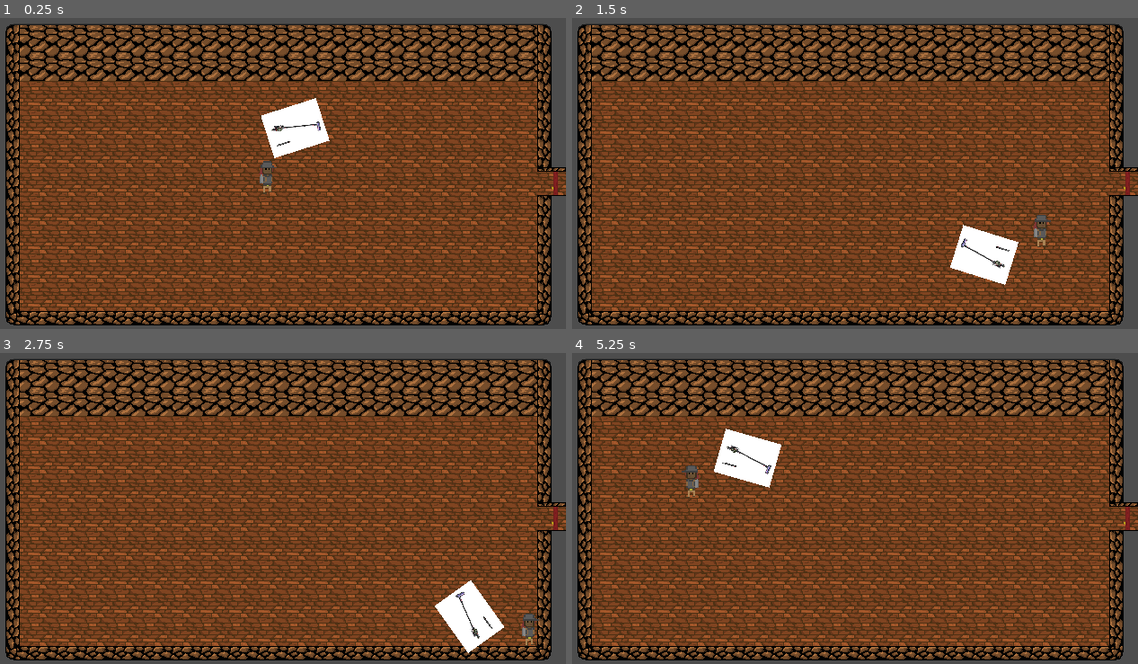
Above: before the commit, frames 1-4 (two rows, left to right).
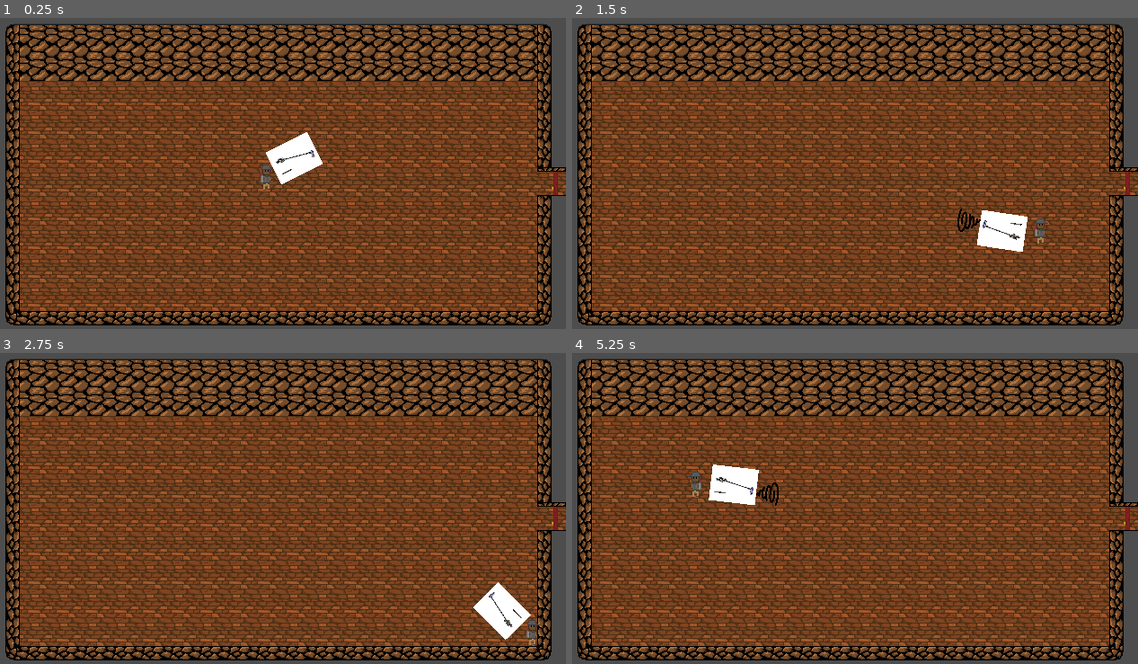
Above: after the commit, the same moments.

Repository: Oatcheese/Ghost-Catchin
Game: Godot game, scene res://Scenes/Main Scene.tscn
Two runs of this game, one before a commit and one after it. Both use one fixed random seed, a clock stepped at 60 frames per second and the inputs below.
Inputs (mouse positions are in pixels of both pictures, inside the frame that each line leads up to):
- Up to frame 1 (0.25 s): no input
- Up to frame 2 (1.5 s): tap Enter at 0.5 s; move the mouse to (979, 154) at 0.52 s; hold D (move_right) 0.53-1.28 s; click (979, 154) at 0.67 s; move the mouse to (736, 185) at 1.27 s; hold S (move_down) from 1.28 s (still down); click (736, 185) at 1.42 s
- Up to frame 3 (2.75 s): tap Space at 2 s; move the mouse to (333, 436) at 2.02 s; release S (move_down) at 2.03 s; hold D (move_right) from 2.03 s (still down); click (333, 436) at 2.17 s
- Up to frame 4 (5.25 s): move the mouse to (821, 567) at 2.77 s; release D (move_right) at 2.78 s; hold W (move_up) 2.78-3.53 s; click (821, 567) at 2.92 s; move the mouse to (1024, 552) at 3.52 s; hold A (move_left) 3.53-5.03 s; click (1024, 552) at 3.67 s; move the mouse to (679, 458) at 4.27 s; click (679, 458) at 4.42 s; move the mouse to (877, 505) at 5.02 s; hold S (move_down) from 5.03 s (still down); click (877, 505) at 5.17 s

The runs differ from the first frame. In frame 1, 2.0% of the frame differs, in the area x 45-59%, y 25-57%; in frame 2, 2.1%; in frame 3, 2.1%; in frame 4, 2.2%, in the area x 19-37%, y 24-50%.

Commit message:
Ghosts (#13)
* Main

* Stuff

* Ghost mod

* Player & Ghost Changes

---------

Co-authored-by: Hayden Frank <haydog2006@gmail.com>

Diff:
--- a/Scenes/Ghost.tscn
+++ b/Scenes/Ghost.tscn
@@ -13,26 +13,26 @@
 [node name="Ghost" type="Node2D" unique_id=2131525068]
 scale = Vector2(0.9653578, 0.9743837)
 
-[node name="Ghost" type="RigidBody2D" parent="." unique_id=1043465661]
-position = Vector2(384, 213)
+[node name="Ghost" type="RigidBody2D" parent="." unique_id=1043465661 groups=["Ghosts"]]
+position = Vector2(1.0358582, 2.0525665)
 collision_layer = 2
 collision_mask = 2
 gravity_scale = 0.0
 script = ExtResource("1_lbxpe")
 
-[node name="Area2D" type="Area2D" parent="Ghost" unique_id=1746415917]
+[node name="Area2D" type="Area2D" parent="Ghost" unique_id=1746415917 groups=["Ghosts"]]
 position = Vector2(-2, 0)
 
-[node name="GhostNoZone" type="CollisionShape2D" parent="Ghost/Area2D" unique_id=789397389]
+[node name="GhostNoZone" type="CollisionShape2D" parent="Ghost/Area2D" unique_id=789397389 groups=["Ghosts"]]
 position = Vector2(2, 4)
 scale = Vector2(0.3867308, 0.3867308)
 shape = SubResource("CapsuleShape2D_b44r2")
 
-[node name="Sprite2D" type="Sprite2D" parent="Ghost" unique_id=1629164324]
+[node name="Sprite2D" type="Sprite2D" parent="Ghost" unique_id=1629164324 groups=["Ghosts"]]
 scale = Vector2(0.23189655, 0.23189652)
 texture = ExtResource("1_hmvil")
 
-[node name="GhostCollider" type="CollisionShape2D" parent="Ghost" unique_id=1645876694]
+[node name="GhostCollider" type="CollisionShape2D" parent="Ghost" unique_id=1645876694 groups=["Ghosts"]]
 position = Vector2(0, -0.5)
 scale = Vector2(0.38060147, 0.38060147)
 shape = SubResource("RectangleShape2D_ysm7c")
--- a/Scenes/Main Scene.tscn
+++ b/Scenes/Main Scene.tscn
@@ -1,54 +1,12 @@
 [gd_scene format=3 uid="uid://suypckjkth6f"]
 
 [ext_resource type="Script" uid="uid://40k05c17mcel" path="res://Scripts/RoomManager.gd" id="1_ke1vn"]
-[ext_resource type="Script" uid="uid://cl24jyqwupuob" path="res://Scripts/PlayerController.gd" id="1_tn1qc"]
-[ext_resource type="Texture2D" uid="uid://dbd6pn17v85qs" path="res://Sprites/player/UntitledArtwork1 - 1.png" id="3_156p1"]
-[ext_resource type="Script" uid="uid://cvt1e6g7l6yhh" path="res://Scenes/Vacuum.gd" id="3_v87v2"]
-[ext_resource type="Texture2D" uid="uid://0nyq58qn40om" path="res://Sprites/player/UntitledArtwork1 - 2.png" id="4_7enb7"]
-[ext_resource type="Texture2D" uid="uid://mjb53sl3gii1" path="res://Sprites/6ChdiZE3Y84Kn6L9yY8Wtd.jpg" id="4_pilj3"]
-
-[sub_resource type="SpriteFrames" id="SpriteFrames_a35do"]
-animations = [{
-"frames": [{
-"duration": 1.0,
-"texture": ExtResource("3_156p1")
-}, {
-"duration": 1.0,
-"texture": ExtResource("4_7enb7")
-}],
-"loop": 1,
-"name": &"default",
-"speed": 5.0
-}]
-
-[sub_resource type="CircleShape2D" id="CircleShape2D_a35do"]
-radius = 5.330767
+[ext_resource type="PackedScene" uid="uid://jka2s6ly0sly" path="res://Scenes/Player.tscn" id="2_tn1qc"]
 
 [node name="Root" type="Node2D" unique_id=38066090]
 script = ExtResource("1_ke1vn")
 
 [node name="RoomContainer" type="Node2D" parent="." unique_id=580736625]
 
-[node name="Player" type="CharacterBody2D" parent="." unique_id=366292080 groups=["player"]]
-position = Vector2(322, 105)
-scale = Vector2(1.25, 1.25)
-script = ExtResource("1_tn1qc")
-
-[node name="AnimatedSprite2D" type="AnimatedSprite2D" parent="Player" unique_id=366942439]
-sprite_frames = SubResource("SpriteFrames_a35do")
-frame_progress = 0.67260134
-
-[node name="Vacuum" type="Node2D" parent="Player" unique_id=923890470]
-script = ExtResource("3_v87v2")
-
-[node name="VacuumSprite" type="Sprite2D" parent="Player/Vacuum" unique_id=1462794502]
-position = Vector2(14, 14)
-scale = Vector2(0.079500705, 0.10313376)
-texture = ExtResource("4_pilj3")
-centered = false
-
-[node name="CollisionShape2D" type="CollisionShape2D" parent="Player" unique_id=774751776]
-position = Vector2(3.2, 8.8)
-rotation = 0.40840703
-skew = 0.34906584
-shape = SubResource("CircleShape2D_a35do")
+[node name="PlayerNode" parent="." unique_id=388349598 instance=ExtResource("2_tn1qc")]
+position = Vector2(163, 117)
--- /dev/null
+++ b/Scenes/Player.tscn
@@ -0,0 +1,95 @@
+[gd_scene format=3 uid="uid://jka2s6ly0sly"]
+
+[ext_resource type="Script" uid="uid://cl24jyqwupuob" path="res://Scripts/PlayerController.gd" id="1_dewec"]
+[ext_resource type="Texture2D" uid="uid://mjb53sl3gii1" path="res://Sprites/6ChdiZE3Y84Kn6L9yY8Wtd.jpg" id="3_nn08x"]
+[ext_resource type="Script" uid="uid://jmm6wh3x7hlm" path="res://Scripts/VacuumSkillCheckBar.gd" id="4_5ixxa"]
+[ext_resource type="Script" uid="uid://cvt1e6g7l6yhh" path="res://Scripts/Vacuum.gd" id="4_nn08x"]
+[ext_resource type="Texture2D" uid="uid://cn4swb7ic4h3e" path="res://Sprites/tornadoi.png" id="5_nn08x"]
+[ext_resource type="Texture2D" uid="uid://dbd6pn17v85qs" path="res://Sprites/player/UntitledArtwork1 - 1.png" id="6_52ee3"]
+[ext_resource type="Texture2D" uid="uid://0nyq58qn40om" path="res://Sprites/player/UntitledArtwork1 - 2.png" id="7_bhhdu"]
+
+[sub_resource type="SpriteFrames" id="SpriteFrames_a35do"]
+animations = [{
+"frames": [{
+"duration": 1.0,
+"texture": ExtResource("6_52ee3")
+}, {
+"duration": 1.0,
+"texture": ExtResource("7_bhhdu")
+}],
+"loop": 1,
+"name": &"default",
+"speed": 5.0
+}]
+
+[sub_resource type="StyleBoxFlat" id="StyleBoxFlat_5ixxa"]
+bg_color = Color(0.28235295, 0.80784315, 0.47058824, 1)
+border_width_right = 50
+border_color = Color(0.99607843, 0, 0.3137255, 1)
+border_blend = true
+
+[sub_resource type="StyleBoxFlat" id="StyleBoxFlat_nn08x"]
+bg_color = Color(0.48607922, 0.559899, 0.9783465, 1)
+
+[sub_resource type="RectangleShape2D" id="RectangleShape2D_bhhdu"]
+size = Vector2(12.203125, 8.6875)
+
+[sub_resource type="RectangleShape2D" id="RectangleShape2D_ysm7c"]
+
+[node name="PlayerNode" type="Node2D" unique_id=388349598]
+
+[node name="Player" type="CharacterBody2D" parent="." unique_id=2058297414 groups=["player"]]
+script = ExtResource("1_dewec")
+
+[node name="AnimatedSprite2D" type="AnimatedSprite2D" parent="Player" unique_id=1889163727]
+sprite_frames = SubResource("SpriteFrames_a35do")
+
+[node name="Control" type="Control" parent="Player" unique_id=540934993]
+visible = false
+z_index = 1
+layout_mode = 3
+anchors_preset = 0
+offset_top = -50.0
+offset_right = 40.0
+offset_bottom = -10.0
+
+[node name="VacuumProgress" type="ProgressBar" parent="Player/Control" unique_id=1866189371]
+layout_mode = 0
+offset_left = -48.000004
+offset_top = 7.0
+offset_right = 1.9999962
+offset_bottom = 34.0
+scale = Vector2(1.9731189, 0.78275585)
+theme_override_styles/background = SubResource("StyleBoxFlat_5ixxa")
+theme_override_styles/fill = SubResource("StyleBoxFlat_nn08x")
+show_percentage = false
+script = ExtResource("4_5ixxa")
+
+[node name="CollisionShape2D" type="CollisionShape2D" parent="Player" unique_id=860557823]
+position = Vector2(1.8984375, 10)
+shape = SubResource("RectangleShape2D_bhhdu")
+
+[node name="Vacuum2" type="Area2D" parent="Player" unique_id=1206460143]
+collision_mask = 3
+script = ExtResource("4_nn08x")
+
+[node name="Succ" type="Sprite2D" parent="Player/Vacuum2" unique_id=1670679414]
+visible = false
+position = Vector2(78, 4.7683716e-07)
+rotation = 1.5707964
+scale = Vector2(0.04996348, 0.04996348)
+texture = ExtResource("5_nn08x")
+
+[node name="VacuumSprite" type="Sprite2D" parent="Player/Vacuum2" unique_id=1583014815]
+position = Vector2(14, 15)
+rotation = -1.5707964
+scale = Vector2(0.079500705, 0.10313376)
+texture = ExtResource("3_nn08x")
+centered = false
+
+[node name="SuccCollider" type="CollisionShape2D" parent="Player/Vacuum2" unique_id=912975859]
+visible = false
+position = Vector2(75, 0)
+shape = SubResource("RectangleShape2D_ysm7c")
+
+[connection signal="body_entered" from="Player/Vacuum2" to="Player/Vacuum2" method="_on_body_entered"]
--- a/Scenes/Vacuum.gd
+++ /dev/null
@@ -1,14 +0,0 @@
-extends Node2D
-
-
-# Called when the node enters the scene tree for the first time.
-func _ready() -> void:
-	pass
-
-
-# Called every frame. 'delta' is the elapsed time since the previous frame.
-func _process(delta: float) -> void:
-	var mouseposition = get_local_mouse_position()
-	rotation += mouseposition.angle() + 30
-	if Input.is_mouse_button_pressed(MOUSE_BUTTON_LEFT):
-		pass
--- a/Scripts/BasicGhost.gd
+++ b/Scripts/BasicGhost.gd
@@ -14,20 +14,21 @@
 func _process(delta: float) -> void:
 	var enemyDirection
 	#velocity = get_velocity()
-	playerPosition = get_node("/root/Root").get_node("Player").position
+	playerPosition = get_node("/root/Root/PlayerNode").get_node("Player").position
 	if tooClose:
 		enemyDirection = position.direction_to(playerPosition * -1)
 	else:
 		enemyDirection = position.direction_to(playerPosition)
 	apply_impulse(enemyDirection, Vector2(0,0))
-	#
-	#if(velocity.x > 10):
-		#velocity.x = 10
 
+func _integrate_forces(state: PhysicsDirectBodyState2D) -> void:
+	var min = Vector2(-50, -50)
+	var max = Vector2(50, 50)
+	linear_velocity = linear_velocity.clamp(min, max)
+	#print(linear_velocity)
 
 func _on_area_2d_body_entered(body: Node2D) -> void:
 	if body.name == "Player":
-		#print("True")
 		tooClose = true
 
 	if body.get_groups().has("Throwables"):
@@ -35,5 +36,4 @@
 
 func _on_area_2d_body_exited(body: Node2D) -> void:
 	if body.name == "Player":
-		#print("False")
 		tooClose = false
--- /dev/null
+++ b/Scripts/Vacuum.gd
@@ -0,0 +1,24 @@
+extends Node2D
+
+var ghosts
+var parent
+
+# Called when the node enters the scene tree for the first time.
+func _ready() -> void:
+	ghosts = get_tree().get_nodes_in_group("Ghosts")
+	parent = get_parent()
+
+# Called every frame. 'delta' is the elapsed time since the previous frame.
+func _process(delta: float) -> void:
+	var mouseposition = get_local_mouse_position()
+	rotation += mouseposition.angle()
+	if Input.is_mouse_button_pressed(MOUSE_BUTTON_LEFT):
+		get_node("Succ").visible = true
+		get_node("SuccCollider").visible = true
+	else:
+		get_node("Succ").visible = false
+		get_node("SuccCollider").visible = true
+
+func _on_body_entered(body: Node2D) -> void:
+	if(body.is_in_group("Ghosts")):
+		parent.get_node("Control").visible = true
--- /dev/null
+++ b/Scripts/VacuumSkillCheckBar.gd
@@ -0,0 +1,19 @@
+extends ProgressBar
+
+var tween: Tween
+var progress = 0
+
+# Called when the node enters the scene tree for the first time.
+func _ready() -> void:
+	pass # Replace with function body.
+
+
+# Called every frame. 'delta' is the elapsed time since the previous frame.
+func _process(delta: float) -> void:
+	if(get_parent().visible == true):
+		progress += delta * 40
+	_animate_to_target()
+
+func _animate_to_target() -> void:
+	tween = create_tween()
+	tween.tween_property(self, "value", progress, 1)
--- a/project.godot
+++ b/project.godot
@@ -29,6 +29,7 @@
 [global_group]
 
 Throwables=""
+Ghosts=""
 
 [input]
 
Renamed: Scenes/Vacuum.gd.uid -> Scripts/Vacuum.gd.uid
Not shown, added: Scripts/VacuumSkillCheckBar.gd.uid
Binary file added: Sprites/tornadoi.png
Not shown, added: Sprites/tornadoi.png.import
Not shown, added: Scenes/Player.tscn15405204067.tmp
Not shown, added: Scenes/Player.tscn15411250879.tmp
Not shown, added: Scenes/Player.tscn15420738825.tmp
